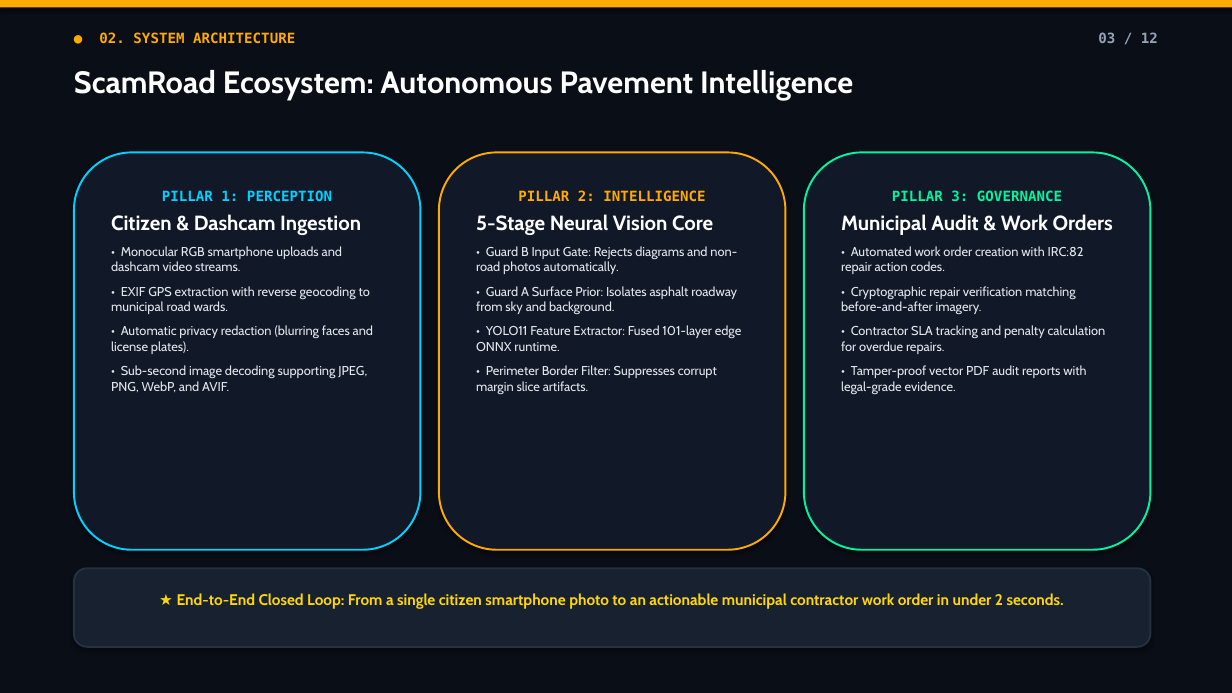
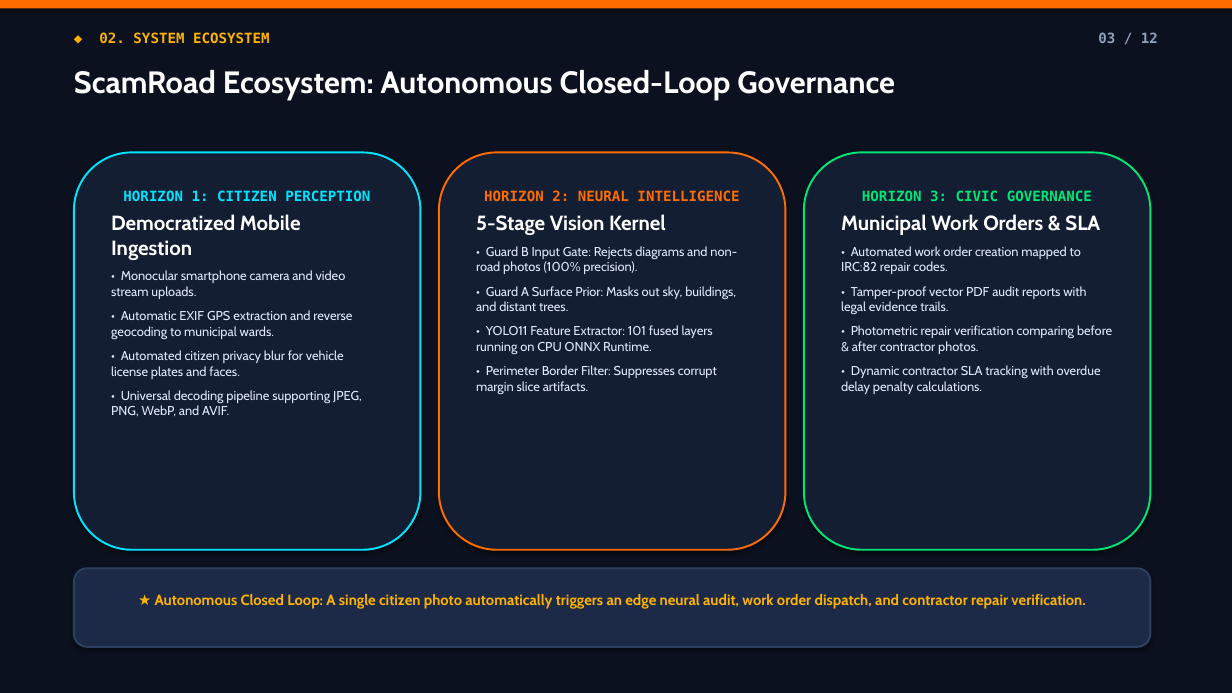
Before and after one commit to Priya-Ranjan-0201/Potholes-detector, a slide deck: slide 3 of ScamRoad_Presentation.pptx. Drawn at 1232x693 pixels with LibreOffice and Linux fonts; fonts in the diff are those of the drawing. Boxes give left, top, right and bottom in pixels: in the first picture for what was removed or moved away, otherwise in the second. Text is boxed around its words. In the diff, an @@ line names an element or a change of style, - is before the commit and + after.

Commit message:
feat(presentation): overhaul presentation with quantum slate theme, updated slides, and tests

```diff
--- a/ScamRoad_Presentation.pptx
+++ b/ScamRoad_Presentation.pptx
@@ rectangle at (x1=0, y1=0, x2=1232, y2=693): fill #0A0E17 to #0B111E @@
@@ rectangle at (x1=0, y1=0, x2=1232, y2=8): fill #FFAA00 to #FF6D00 @@
@@ text at (x1=99, y1=32, x2=270, y2=44): text changed; text colour #FFAA00 to #FFB300 @@
-● 02. SYSTEM ARCHITECTURE
+◆ 02. SYSTEM ECOSYSTEM
@@ text at (x1=74, y1=70, x2=895, y2=100): text changed @@
-ScamRoad Ecosystem: Autonomous Pavement Intelligence
+ScamRoad Ecosystem: Autonomous Closed-Loop Governance
@@ rounded rectangle "HORIZON 1: CITIZEN PERCEPTION" at (x1=74, y1=152, x2=421, y2=550): fill #111827 to #141E33; outline #00D2FF 1.5 pt to #00E5FF 1.5 pt @@
@@ rounded rectangle "HORIZON 2: NEURAL INTELLIGENCE" at (x1=439, y1=152, x2=786, y2=550): fill #111827 to #141E33; outline #FFAA00 1.5 pt to #FF6D00 1.5 pt @@
@@ rounded rectangle "HORIZON 3: CIVIC GOVERNANCE" at (x1=804, y1=152, x2=1151, y2=550): fill #111827 to #141E33; outline #00F5A0 1.5 pt to #00E676 1.5 pt @@
@@ text in rounded rectangle at (x1=111, y1=190, x2=370, y2=416): text changed; text colour #E2E8F0 to #E0E7FF @@
-PILLAR 1: PERCEPTION
-Citizen & Dashcam Ingestion
-• Monocular RGB smartphone uploads and dashcam video streams.
-• EXIF GPS extraction with reverse geocoding to municipal road wards.
-• Automatic privacy redaction (blurring faces and license plates).
-• Sub-second image decoding supporting JPEG, PNG, WebP, and AVIF.
+HORIZON 1: CITIZEN PERCEPTION
+Democratized Mobile Ingestion
+• Monocular smartphone camera and video stream uploads.
+• Automatic EXIF GPS extraction and reverse geocoding to municipal wards.
+• Automated citizen privacy blur for vehicle license plates and faces.
+• Universal decoding pipeline supporting JPEG, PNG, WebP, and AVIF.
@@ text in rounded rectangle at (x1=476, y1=190, x2=739, y2=354): text changed; text colour #E2E8F0 to #E0E7FF @@
-PILLAR 2: INTELLIGENCE
-5-Stage Neural Vision Core
-• Guard B Input Gate: Rejects diagrams and non-road photos automatically.
-• Guard A Surface Prior: Isolates asphalt roadway from sky and background.
-• YOLO11 Feature Extractor: Fused 101-layer edge ONNX runtime.
+HORIZON 2: NEURAL INTELLIGENCE
+5-Stage Vision Kernel
+• Guard B Input Gate: Rejects diagrams and non-road photos (100% precision).
+• Guard A Surface Prior: Masks out sky, buildings, and distant trees.
+• YOLO11 Feature Extractor: 101 fused layers running on CPU ONNX Runtime.
@@ text in rounded rectangle at (x1=841, y1=190, x2=1112, y2=394): text changed; text colour #E2E8F0 to #E0E7FF @@
-PILLAR 3: GOVERNANCE
-Municipal Audit & Work Orders
-• Automated work order creation with IRC:82 repair action codes.
-• Cryptographic repair verification matching before-and-after imagery.
-• Contractor SLA tracking and penalty calculation for overdue repairs.
-• Tamper-proof vector PDF audit reports with legal-grade evidence.
+HORIZON 3: CIVIC GOVERNANCE
+Municipal Work Orders & SLA
+• Automated work order creation mapped to IRC:82 repair codes.
+• Tamper-proof vector PDF audit reports with legal evidence trails.
+• Photometric repair verification comparing before & after contractor photos.
+• Dynamic contractor SLA tracking with overdue delay penalty calculations.
@@ text in rounded rectangle at (x1=476, y1=365, x2=717, y2=394): text colour #E2E8F0 to #E0E7FF in "• Perimeter Border Filter: Suppresses corrupt margin ..." @@
@@ rounded rectangle "★ Autonomous Closed Loop: A ..." at (x1=74, y1=568, x2=1151, y2=647): fill #18212F to #1C2A47; outline #253040 1.5 pt to #2E4061 1.5 pt @@
@@ text in rounded rectangle at (x1=155, y1=594, x2=1085, y2=609): text changed; size 12 to 11.5 pt; text colour #FFD60A to #FFB300 @@
-★ End-to-End Closed Loop: From a single citizen smartphone photo to an actionable municipal contractor work order in under 2 seconds.
+★ Autonomous Closed Loop: A single citizen photo automatically triggers an edge neural audit, work order dispatch, and contractor repair verification.
```
Also in this commit, not shown: 11 other slides changed, 15 other files.
